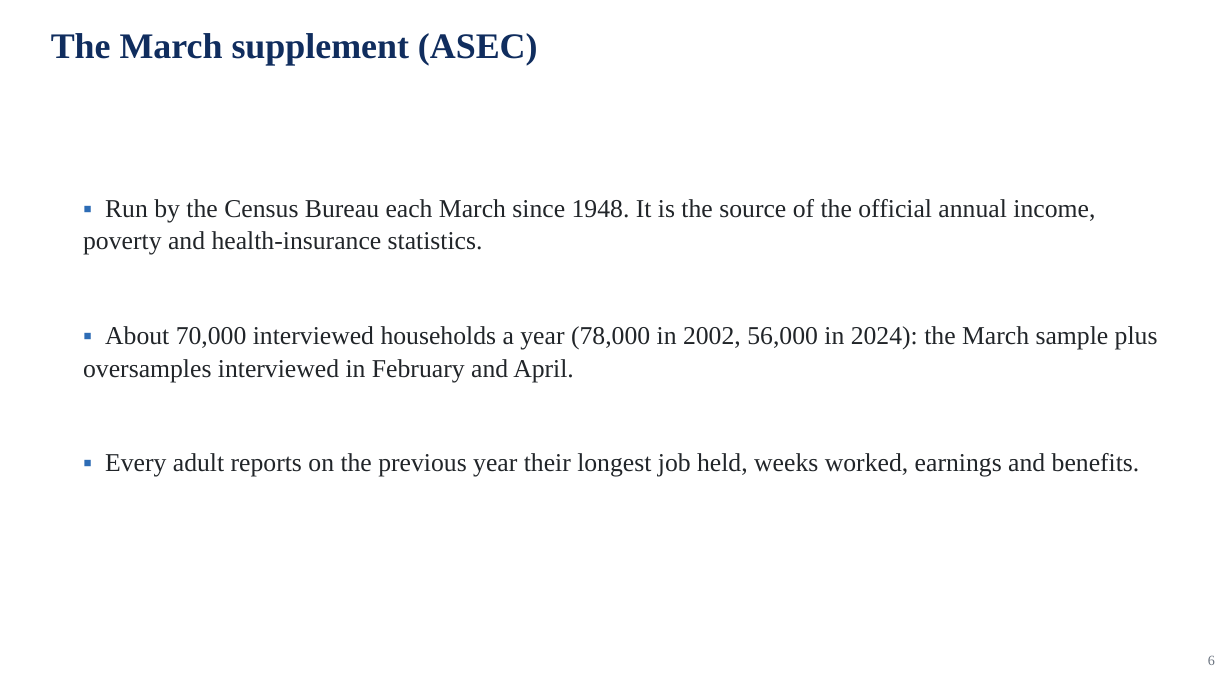
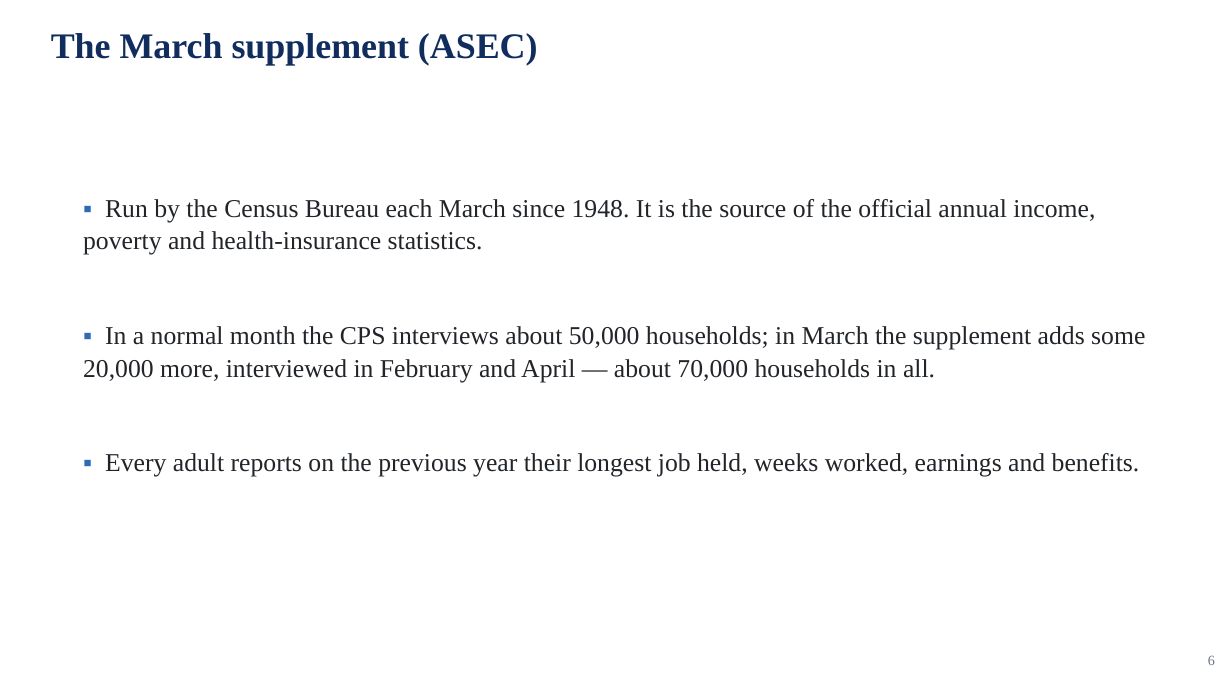
Before and after one commit to jedr1-ship-it/Alternative-Pathways----Quant, a slide deck: slide 6 of report/data_cluster/Proyect_US_cluster.pptx. Drawn at 1232x693 pixels with LibreOffice and Linux fonts; fonts in the diff are those of the drawing. Boxes give left, top, right and bottom in pixels: in the first picture for what was removed or moved away, otherwise in the second. Text is boxed around its words. In the diff, an @@ line names an element or a change of style, - is before the commit and + after.

```diff
--- a/report/data_cluster/Proyect_US_cluster.pptx
+++ b/report/data_cluster/Proyect_US_cluster.pptx
@@ text at (83,326,1145,382): text changed @@
-▪ About 70,000 interviewed households a year (78,000 in 2002, 56,000 in 2024): the March sample plus oversamples interviewed in February and April.
+▪ In a normal month the CPS interviews about 50,000 households; in March the supplement adds some 20,000 more, interviewed in February and April — about 70,000 households in all.
```
Also in this commit, not shown: 3 other files.
